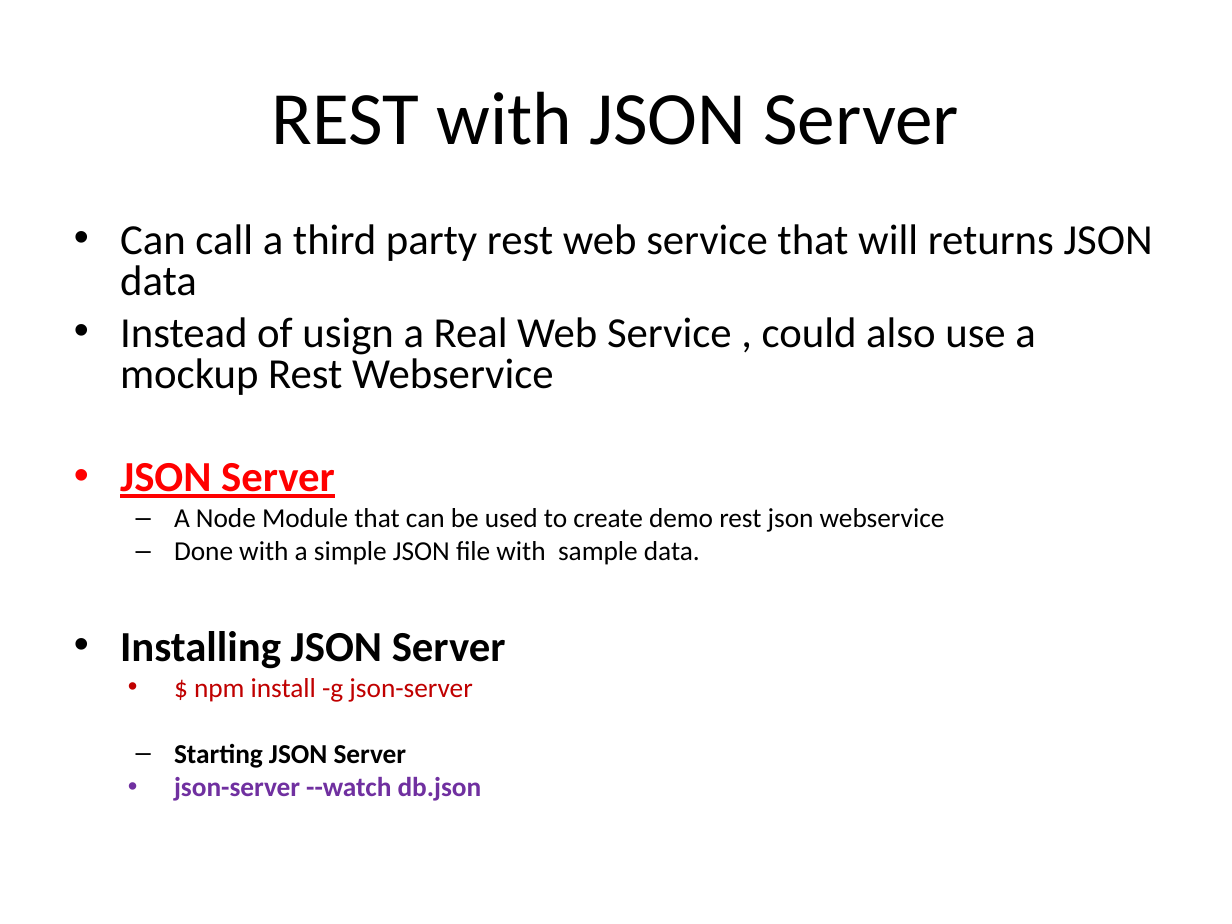
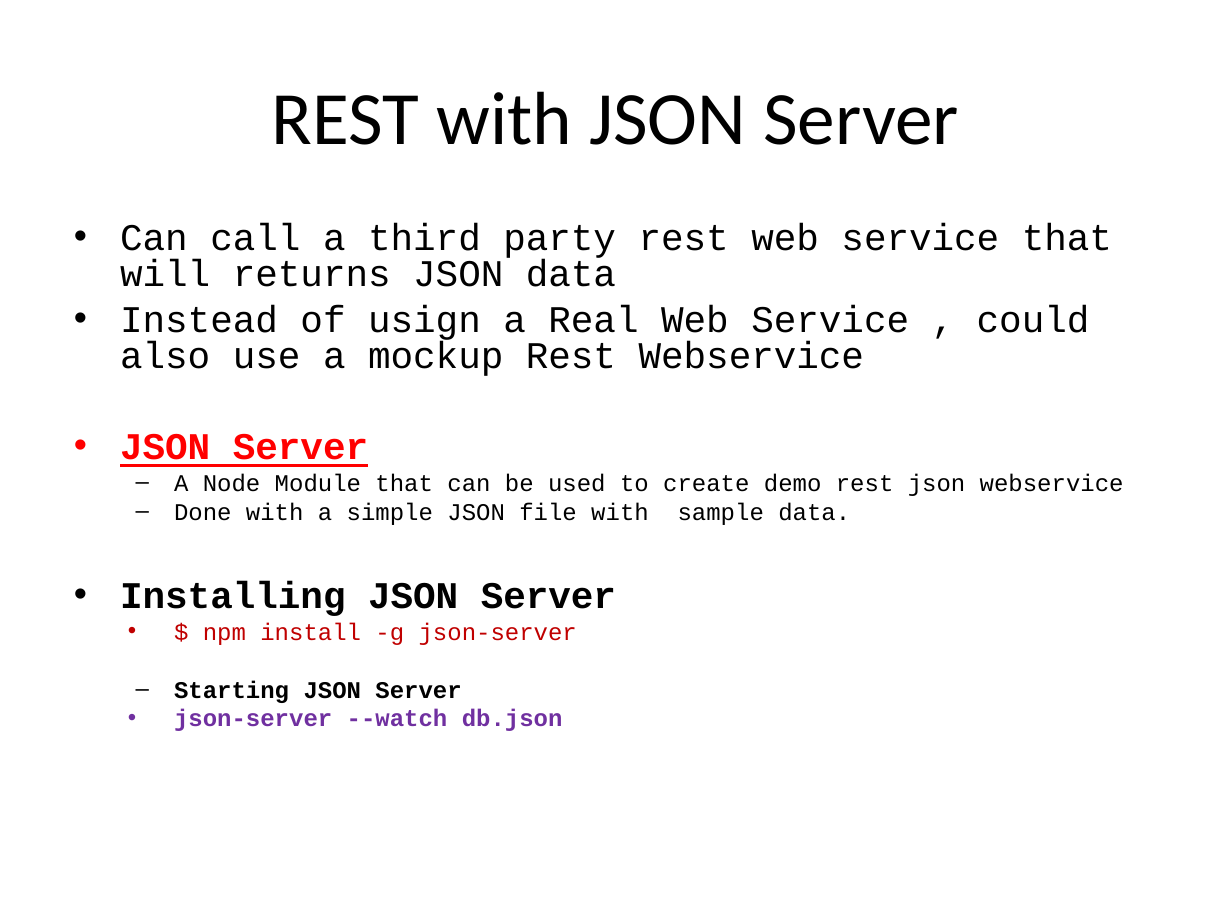
Before and after one commit to vishnumvn/AngularJS_Tut, a slide deck: slide 53 of Materials/Angular_Module01.ppt. Drawn at 1232x924 pixels with LibreOffice and Linux fonts; fonts in the diff are those of the drawing. Boxes give left, top, right and bottom in pixels: in the first picture for what was removed or moved away, otherwise in the second. Text is boxed around its words. In the diff, an @@ line names an element or a change of style, - is before the commit and + after.

```diff
--- a/Materials/Angular_Module01.ppt
+++ b/Materials/Angular_Module01.ppt
@@ text "Can call a third party ..." at [120, 223, 1124, 731]: size 25 to 22 pt in "Can call a third party rest web ...", "Instead of usign a Real Web Service ...", "JSON Server", "Installing JSON Server"; font Calibri to Courier New; size 16 to 14 pt in "A Node Module that can be used ...", "Done with a simple JSON file with ...", "$ npm install -g json-server", "Starting JSON Server" and 1 more places @@
```
Also in this commit, not shown: 258 other slides changed, 1 other file.
